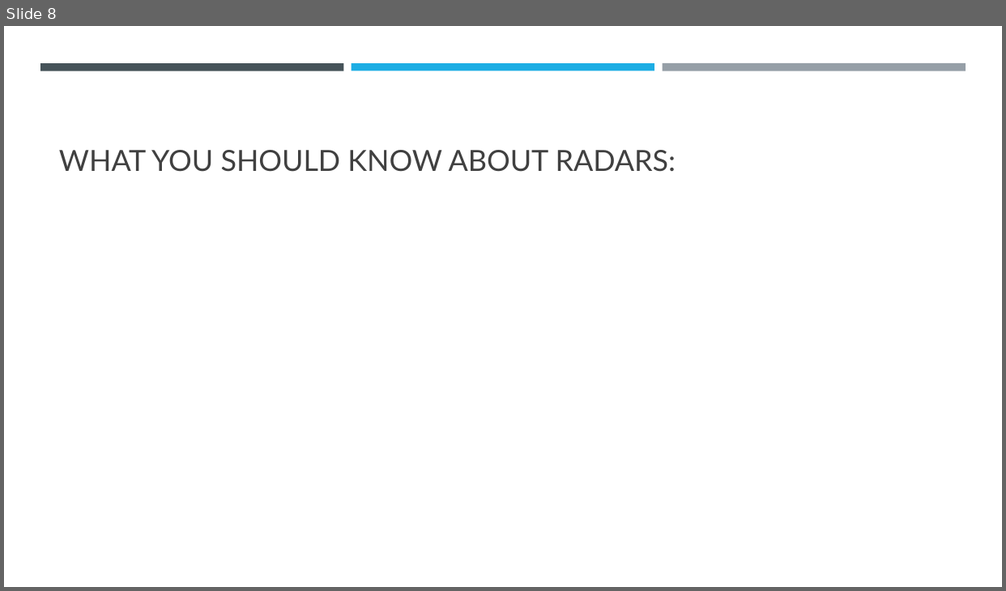
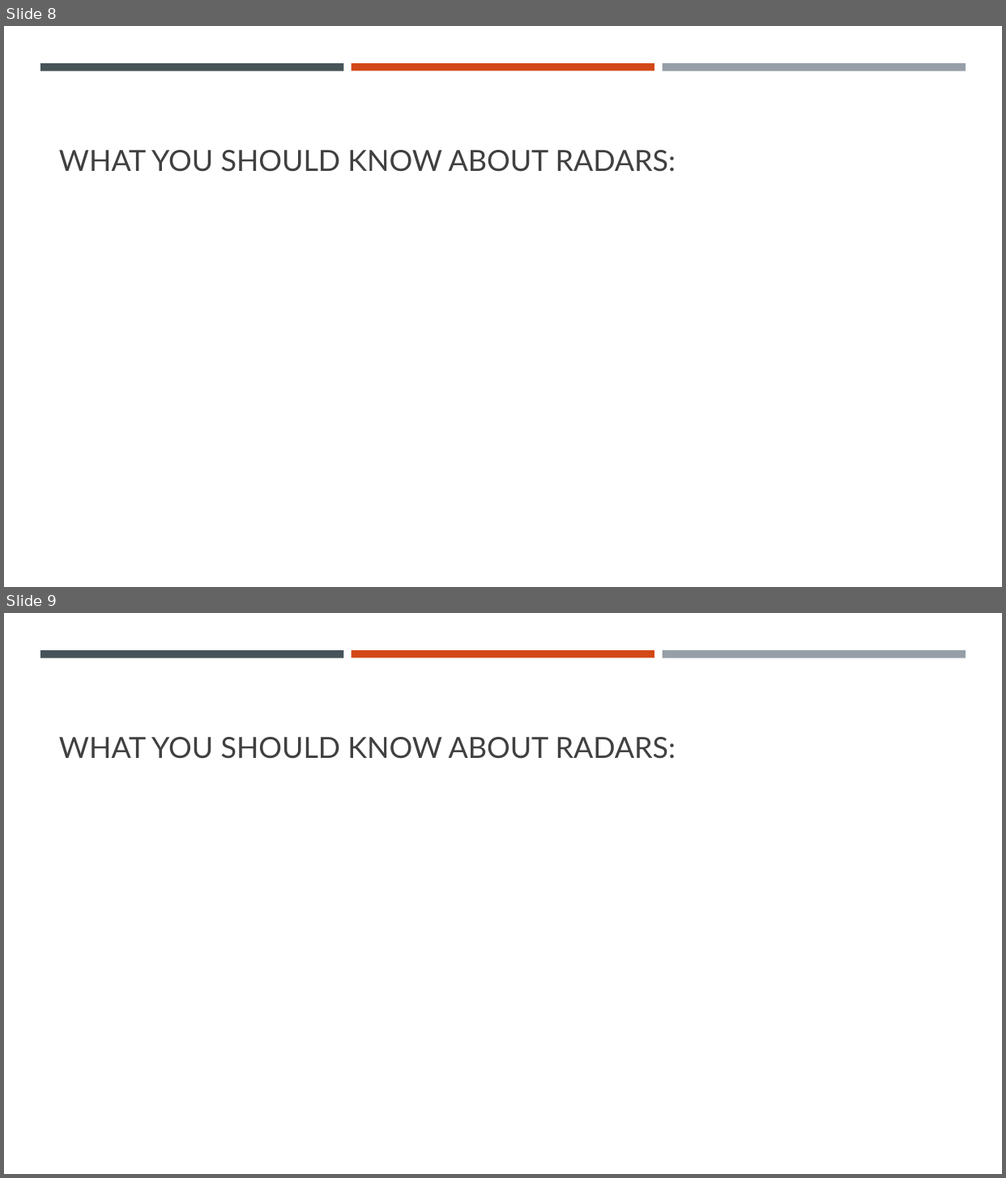
Before and after one commit to vlouf/AMOS_2020, a slide deck: 01 - Introduction/Part 1 - Radar general concepts.pptx. Shown one above the other, each under a label of ours: slide 8 before the commit, slides 8 and 9 after it. The pictures are 1006x591 and 1006x1178 pixels, drawn with LibreOffice and Linux fonts; fonts in the diff are those of the drawing; grey boxes stand for pictures. Boxes give left, top, right and bottom in pixels: in the first picture for what was removed or moved away, otherwise in the second. Text is boxed around its words. In the diff, an @@ line names an element or a change of style, - is before the commit and + after.

```diff
--- a/01 - Introduction/Part 1 - Radar general concepts.pptx
+++ b/01 - Introduction/Part 1 - Radar general concepts.pptx
@@ slide 9 added at (4, 613, 1002, 1174), background #FFFFFF; not listed: 3 template elements that a slide beside it also shows @@
@@ title added at (59, 737, 676, 759), 28 pt, text #404040 @@
+WHAT YOU SHOULD KNOW ABOUT RADARS:
@@ slide 8 changed as well @@
@@ rectangle at (351, 63, 654, 71): fill #1CADE4 to #D34817 @@
```
Also in this commit, not shown: 8 other slides changed.
